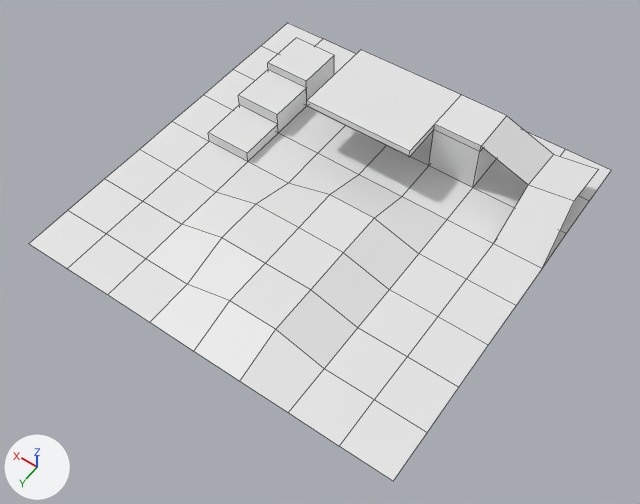
Two versions of the OBJ model sceneDescription/scene2/floor.obj, one commit apart.
Before and after are seen from a 50 mm lens placed at (-1.59, 2.31, 3.22), pointed at (-0.1, 0.23, -0.05). The lights are fixed; the arrows at lower left show +X, +Y and +Z. The picture after the commit comes second. Mesh edges are drawn as thin lines. Where no turn or scale is listed for an object, it has been applied to the vertices.

The older version as bpy lines, for what is in view:
```python
me_plane = bpy.data.meshes.new('Plane')
me_plane.from_pydata(...)  # 117 vertices, 92 faces; spans x -1.0..1.0, y -1.0..1.0, z 0.0..0.29
ob_plane = bpy.data.objects.new('Plane', me_plane)
ob_plane.location = (0.0, 0.0, 0.0)
```
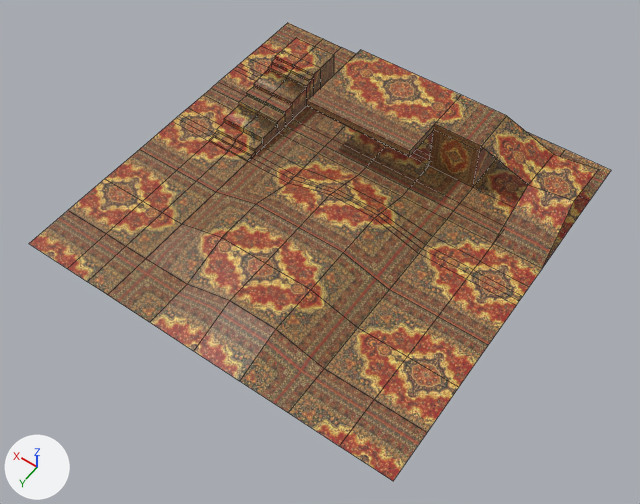
Commit message: new floor

Boxes (x1, y1, x2, y2) around the edits, measured in the pictures (640 x 504 px):
part 1 of me_plane, cut back: (68, 38, 566, 305) in both
part 2 of me_plane, recoloured (white to brown): (29, 23, 611, 481) in both

What changed in the scene script:
```text
Add img_carpet_jpg:
    img_carpet_jpg = load_image('carpet.jpg', 'carpet.jpg', 564, 372, 'sRGB')
Add mat_material:
    mat_material = principled_material('Material')
    mat_material.texture = img_carpet_jpg
Change me_plane:
    used by ob_plane; location = (0.0, 0.0, 0.0)
    remove me_plane.from_pydata(...)  # 117 vertices, 92 faces; spans x -1.0..1.0, y -1.0..1.0, z 0.0..0.29
    add me_plane.from_pydata(...)  # 246 vertices, 199 faces; spans x -1.0..1.0, y -1.0..1.0, z 0.0..0.29
    me_plane part 1
    6 vertices are removed from x 0.5..0.75, y -0.5..0.0, z 0.06..0.17
    39 faces are deleted
    70 vertices are added at x -1.0..1.0, y -0.56..0.0, z 0.0..0.16
    17 new vertices lie (0.0, 0.13, 0.0) away from vertices in x -1.0..1.0, y -0.75..-0.25, z 0.0..0.17
    15 new vertices lie (0.0, 0.06, 0.0) away from vertices in x -1.0..1.0, y -0.62..-0.12, z 0.0..0.17
    15 new vertices lie (0.12, 0.0, 0.0) away from vertices in x 0.5, y -1.0..1.0, z 0.0..0.17
    9 new vertices lie (0.0, 0.12, 0.0) away from vertices in x -1.0..1.0, y -0.5, z 0.0
    9 new vertices lie (0.0, -0.06, 0.0) away from vertices in x -1.0..1.0, y -0.25, z 0.0
    146 new faces join them
    me_plane part 2: 53 faces spanning x -1.0..1.0, y -1.0..1.0, z 0.0..0.29 switch from no material to mat_material (picture img_carpet_jpg)
```
